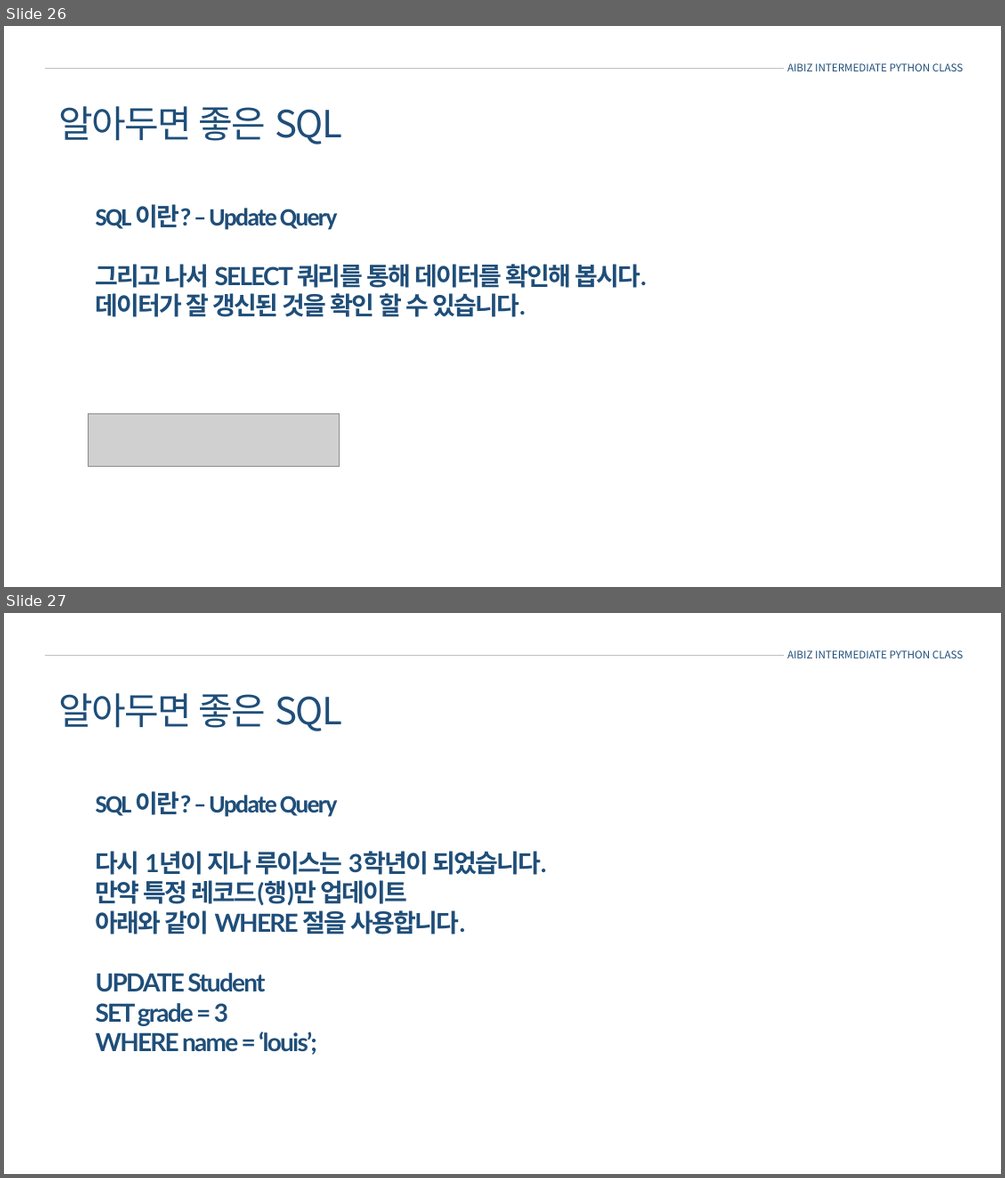
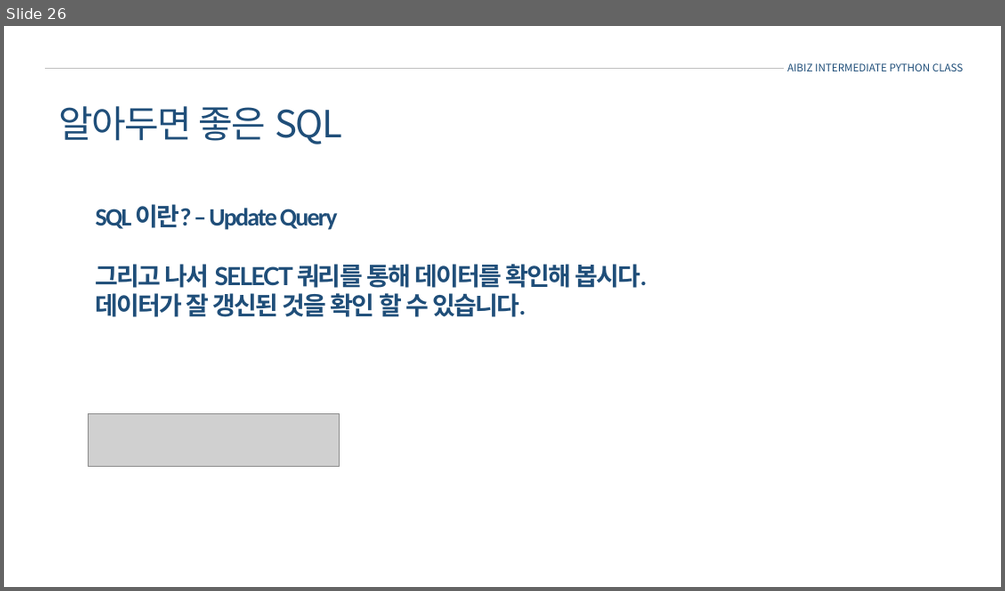
Before and after one commit to louischoi0/intermediate_python, a slide deck: 3강/피피티자료/sql.pptx. Shown one above the other, each under a label of ours: slides 26 and 27 before the commit, slide 26 after it. The pictures are 1005x1178 and 1005x591 pixels, drawn with LibreOffice and Linux fonts; fonts in the diff are those of the drawing; grey boxes stand for pictures. Boxes give left, top, right and bottom in pixels: in the first picture for what was removed or moved away, otherwise in the second. Text is boxed around its words. In the diff, an @@ line names an element or a change of style, - is before the commit and + after.

```diff
--- a/3강/피피티자료/sql.pptx
+++ b/3강/피피티자료/sql.pptx
@@ slide 27 removed at (x1=4, y1=613, x2=1001, y2=1174), background #FFFFFF @@
@@ line removed from (45, 655) to (784, 655) @@
@@ text removed at (x1=787, y1=650, x2=963, y2=658) @@
-AIBIZ INTERMEDIATE PYTHON CLASS
@@ text removed at (x1=58, y1=693, x2=342, y2=731) @@
-알아두면 좋은 SQL
@@ text removed at (x1=96, y1=791, x2=546, y2=1054) @@
-SQL 이란? – Update Query
-다시 1년이 지나 루이스는 3학년이 되었습니다.
-만약 특정 레코드(행)만 업데이트
-아래와 같이 WHERE 절을 사용합니다.
-UPDATE Student
-SET grade = 3
-WHERE name = ‘louis’;
```
Also in this commit, not shown: 1 slide changed, 2 other slides removed, 29 other files.
